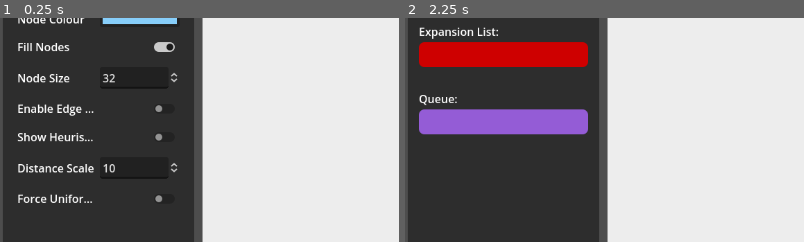
Above: before the commit, frames 1-2 (left to right).
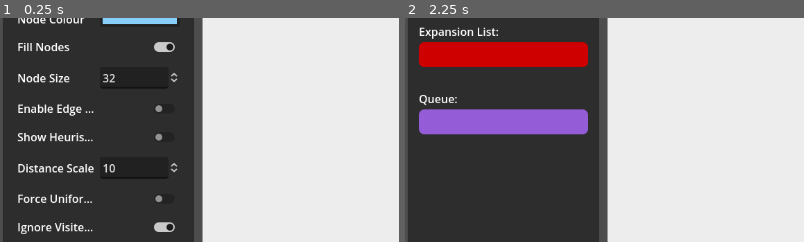
Above: after the commit, the same moments.

Repository: MattBann/Search-Tree-Traversal
Game: Godot game, scene res://scenes/main.tscn
Same seed, same stepped clock (60 frames per second), same inputs: the game is played once before the commit and once after it.
Inputs:
- Up to frame 1 (0.25 s): no input
- Up to frame 2 (2.25 s): click "Place start" at 0.5 s; click "Place start" at 1.25 s; click "Start Visualisation" at 2 s
The pictures show only the part of the screen within x 0-50%, y 25-75%; the shares and areas given below are measured in that part.

The runs differ from the first frame. In frame 1, 0.6% of the frame differs, in the area x 4-44%, y 91-97%; in frame 2, nothing differs.

Commit message:
Add option ignore_visited_nodes

Diff:
--- a/scripts/resources/setup_data.gd
+++ b/scripts/resources/setup_data.gd
@@ -95,6 +95,12 @@
 			value_type = TYPE_BOOL,
 			value = false,
 		},
+		{
+			name = "ignore_visited_nodes",
+			option_type = OptionType.SWITCH,
+			value_type = TYPE_BOOL,
+			value = true,
+		}
 	],
 	graph = {
 		nodes = [],
--- a/scripts/visualisation/runner.gd
+++ b/scripts/visualisation/runner.gd
@@ -83,7 +83,7 @@
 				if current_node == null:
 					Controller.abort_visualisation()
 					return
-				if current_node.node_id not in visited:
+				if current_node.node_id not in visited or not Controller.get_current_config().get_option("ignore_visited_nodes"):
 					break
 			expansion_list.clear()
 			# If current_depth is defined, update its value
@@ -111,7 +111,7 @@
 			# Special case: IDDFS: if at depth limit don't expand
 			if algorithm_variables.get("current_depth", -1) != algorithm_variables.get("max_depth", 0):
 				for edge in Controller.get_current_config().get_graph().get_edges_from(current_node.node_id):
-					if not edge.to in visited:
+					if not edge.to in visited or not Controller.get_current_config().get_option("ignore_visited_nodes"):
 						print(edge.weight)
 						expansion_list.append(VisualisationNodeData.new(edge.to, current_node.cost + (1.0 if Controller.get_current_config().get_option("force_uniform_path_cost") else edge.weight), current_node))
 				expansion_list_changed.emit(expansion_list)
